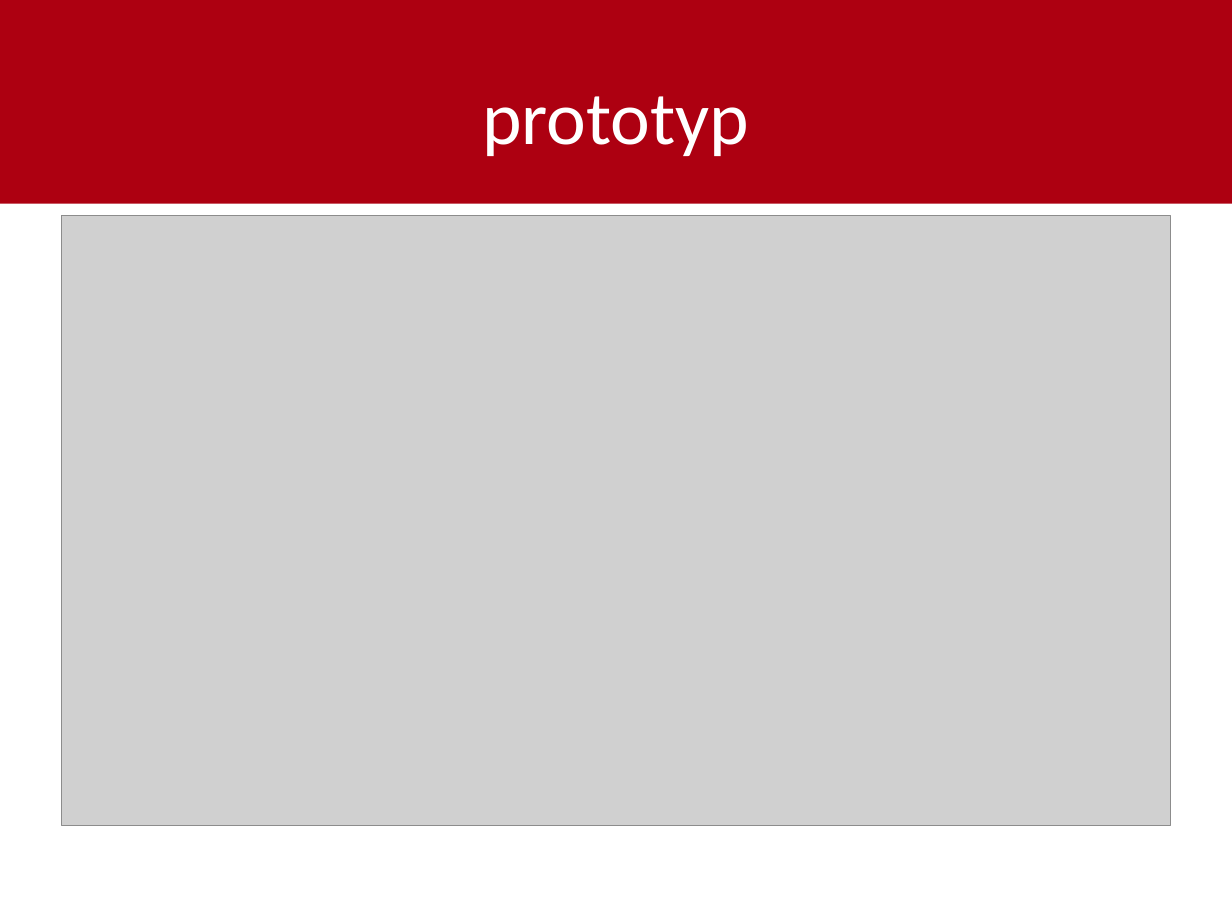
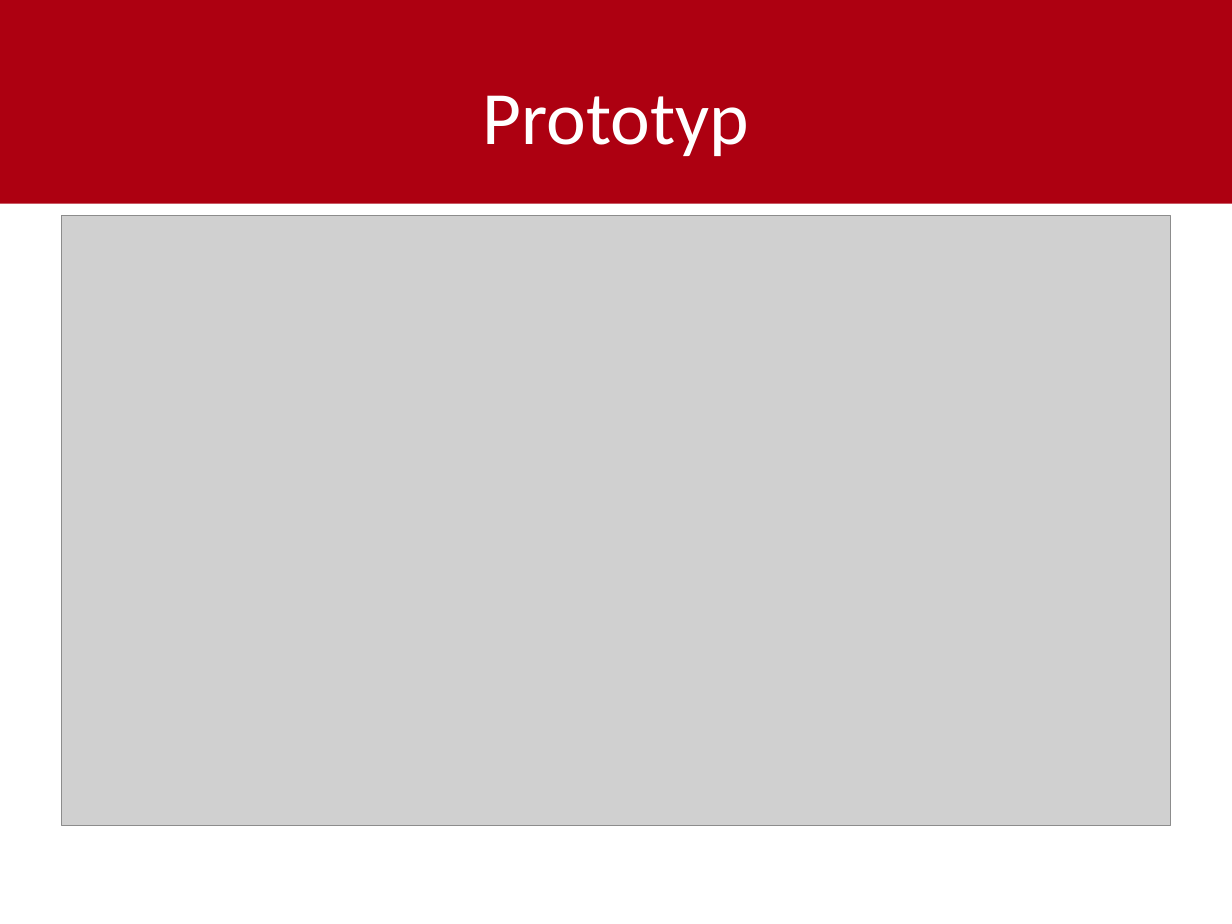
Before and after one commit to shylux/ch.bfh.bti7081.s2015.rot, a slide deck: slide 10 of doc/task03/Design_Thinking_final.pptx. Drawn at 1232x924 pixels with LibreOffice and Linux fonts; fonts in the diff are those of the drawing; grey boxes stand for pictures. Boxes give left, top, right and bottom in pixels: in the first picture for what was removed or moved away, otherwise in the second. Text is boxed around its words. In the diff, an @@ line names an element or a change of style, - is before the commit and + after.

```diff
--- a/doc/task03/Design_Thinking_final.pptx
+++ b/doc/task03/Design_Thinking_final.pptx
@@ title at box(483, 95, 749, 156): text changed @@
-prototyp
+Prototyp
```
Also in this commit, not shown: 9 other slides changed.
